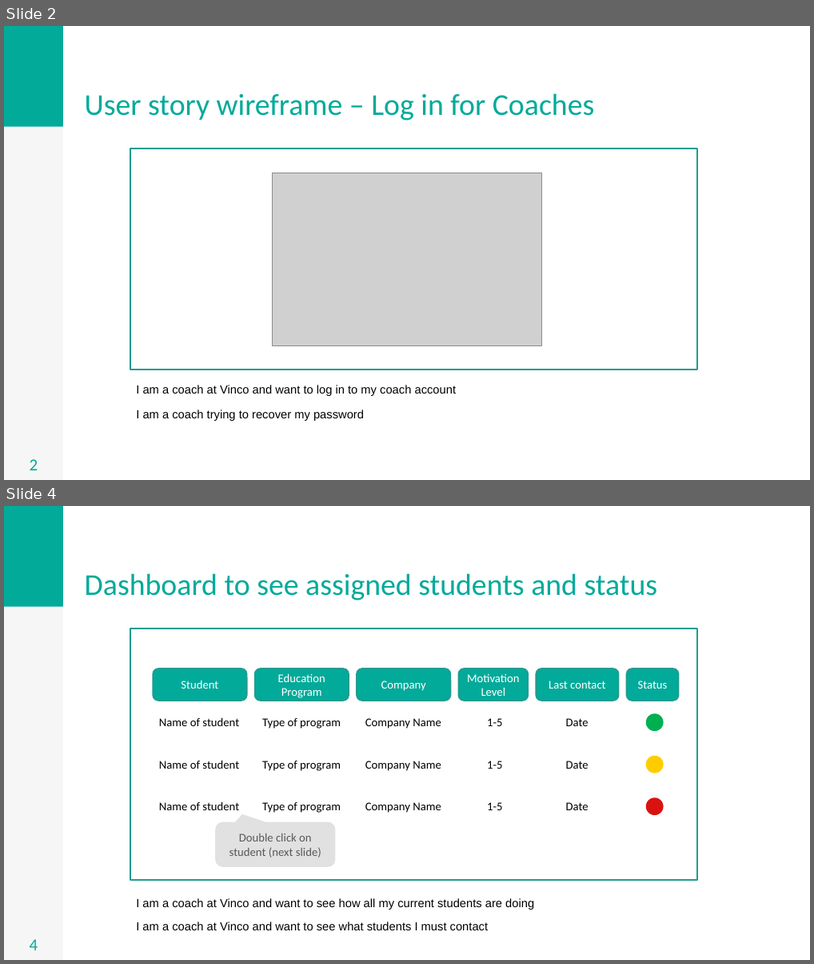
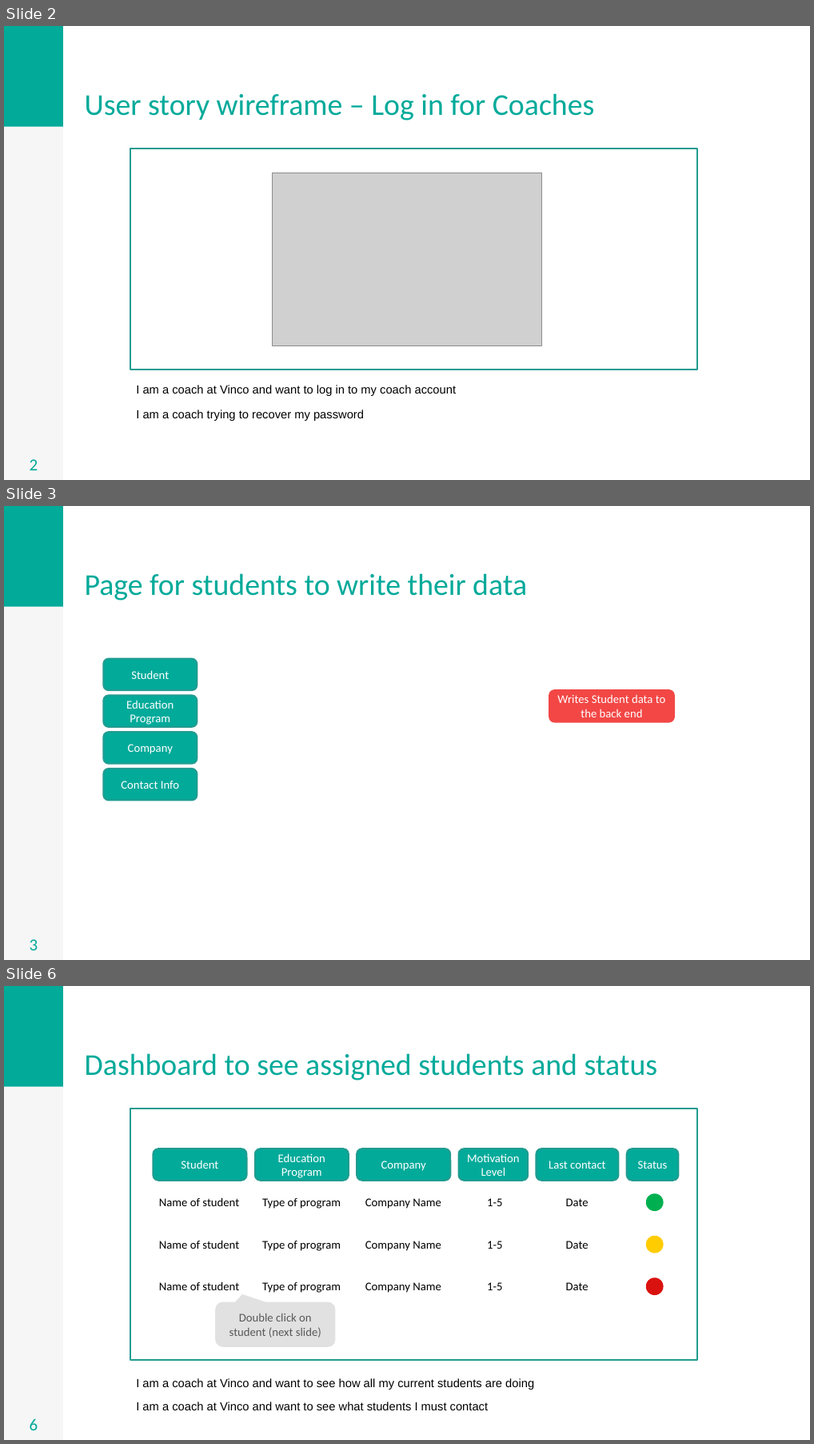
Before and after one commit to seismo2003/final, a slide deck: assets/Wireframe and user stories Vinco.pptx. Shown one above the other, each under a label of ours: slides 2 and 4 before the commit, slides 2, 3 and 6 after it; the slides between them are not shown. The pictures are 814x964 and 814x1444 pixels, drawn with LibreOffice and Linux fonts; fonts in the diff are those of the drawing; grey boxes stand for pictures. Boxes give left, top, right and bottom in pixels: in the first picture for what was removed or moved away, otherwise in the second. Text is boxed around its words. In the diff, an @@ line names an element or a change of style, - is before the commit and + after.

```diff
--- a/assets/Wireframe and user stories Vinco.pptx
+++ b/assets/Wireframe and user stories Vinco.pptx
@@ slide 3 added at [4,506,810,960], background #FFFFFF; not listed: 2 template elements that a slide beside it also shows @@
@@ title added at [85,573,527,600], 36 pt, text #02AA9A @@
+Page for students to write their data
@@ rounded rectangle added at [103,659,197,690], fill #02AA9A, outline #219C90 2 pt, 14 pt, text #FFFFFF @@
+Student
@@ rounded rectangle added at [103,696,197,727], fill #02AA9A, outline #219C90 2 pt, 14 pt, text #FFFFFF @@
+Education Program
@@ rounded rectangle added at [550,690,674,721], fill #F24745, outline #F24745 2 pt, 14 pt, text #FFFFFF @@
+Writes Student data to the back end
@@ rounded rectangle added at [103,732,197,763], fill #02AA9A, outline #219C90 2 pt, 14 pt, text #FFFFFF @@
+Company
@@ rounded rectangle added at [103,768,197,800], fill #02AA9A, outline #219C90 2 pt, 14 pt, text #FFFFFF @@
+Contact Info
@@ page number added at [30,939,38,950], 20 pt, text #02AA9A @@
+3
@@ what was slide 4 is now slide 6 @@
@@ page number at [30,1418,38,1430]: text changed @@
-4
+6
```
Also in this commit, not shown: 1 slide changed, 1 other slide added.
